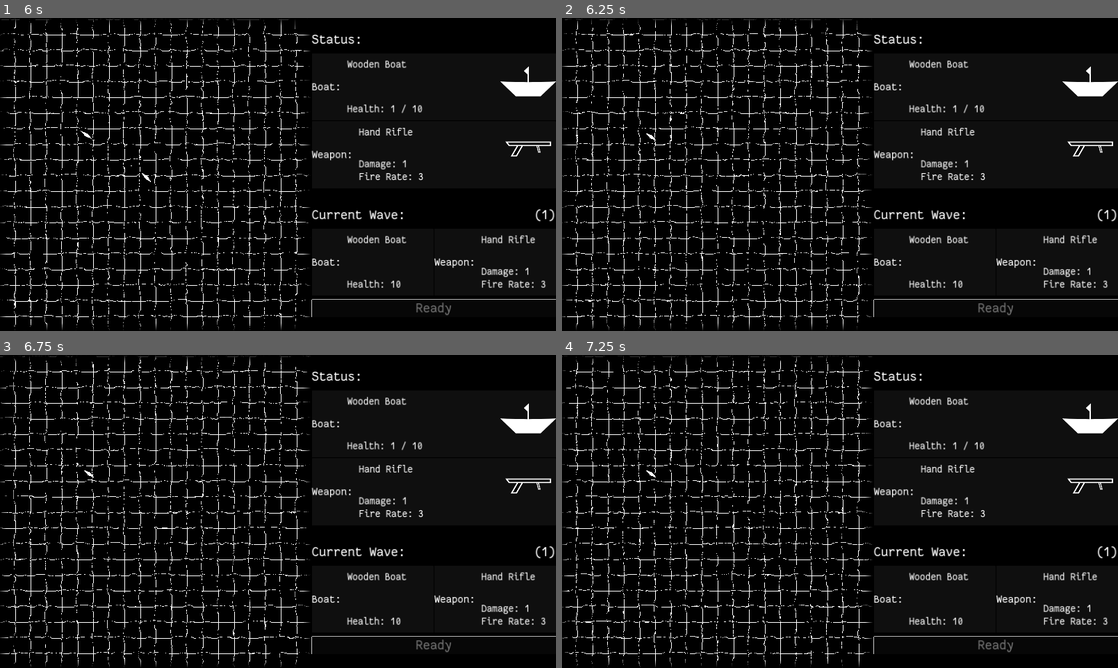
Above: before the commit, frames 1-4 (two rows, left to right).
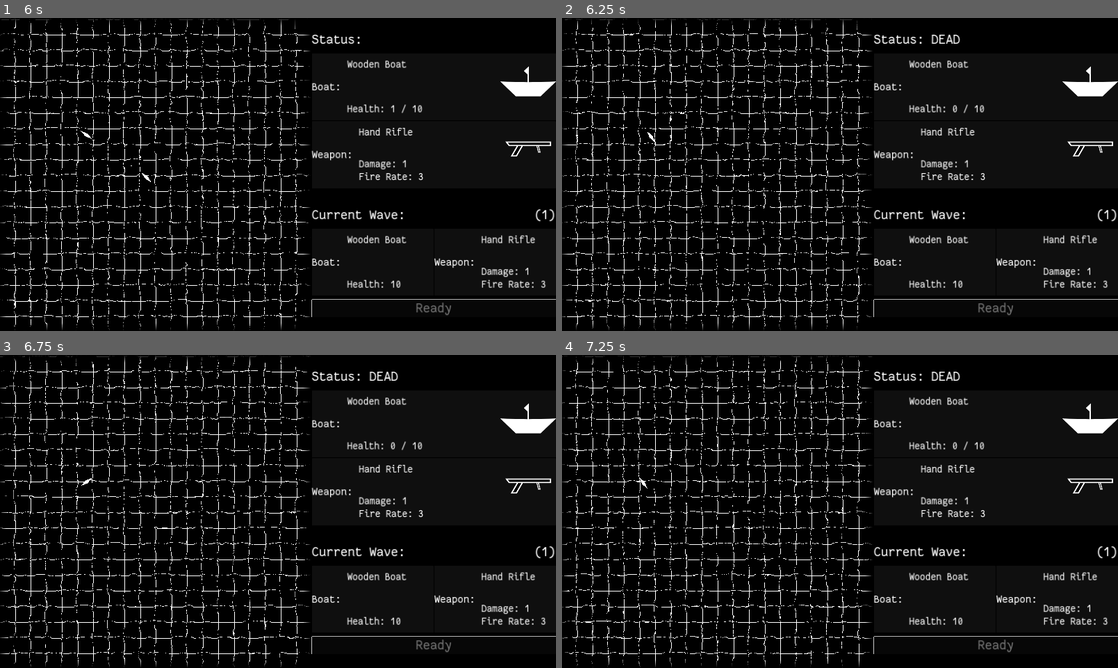
Above: after the commit, the same moments.

Repository: wdfeer/seabattle
Game: Godot game, scene res://src/splash.tscn
The game is run twice, just before and just after one commit, with the same random seed, the same clock (stepped at 60 frames per second) and the same inputs.
Inputs (mouse positions are in pixels of both pictures, inside the frame that each line leads up to):
- Up to frame 1 (6 s): move the mouse to (400, 158) at 0.52 s; press the mouse at (400, 158) at 0.53 s; hold D (right) 0.53-1.28 s; move the mouse to (166, 190) at 1.27 s; release the mouse at (166, 190) at 1.28 s; hold S (down) 1.28-2 s; click (166, 190) at 1.35 s; click "Ready" at 2 s; move the mouse to (333, 105) at 2.77 s; press the mouse at (333, 105) at 2.78 s; hold D (right) 2.78-3.53 s; move the mouse to (250, 237) at 3.52 s; release the mouse at (250, 237) at 3.53 s; hold Space (forward) 3.53-4.28 s; click (250, 237) at 3.6 s; move the mouse to (444, 221) at 4.27 s; press the mouse at (444, 221) at 4.28 s; hold A (left) 4.28-5.78 s; move the mouse to (111, 127) at 5.02 s; release the mouse at (111, 127) at 5.03 s; click (111, 127) at 5.1 s; move the mouse to (305, 174) at 5.77 s; press the mouse at (305, 174) at 5.78 s; hold S (down) from 5.78 s (still down)
- Up to frame 2 (6.25 s): keep holding S (down)
- Up to frame 3 (6.75 s): move the mouse to (194, 433) at 6.52 s; release S (down) at 6.53 s; release the mouse at (194, 433) at 6.53 s; hold D (right) from 6.53 s (still down); click (194, 433) at 6.6 s
- Up to frame 4 (7.25 s): keep holding D (right)

Frame 1 is identical in both runs. In frame 2, 0.1% of the frame differs, in the area x 15-72%, y 5-40%; in frame 3, 0.1%, in the area x 14-72%, y 5-42%; in frame 4, 0.1%.
Error before the commit: Out of bounds get index '0' (on base: 'Array[Node]') (res://src/boats/player_controller.gd:34)

Commit message:
Handle player death

Diff:
--- a/src/boats/enemy_controller.gd
+++ b/src/boats/enemy_controller.gd
@@ -14,10 +14,15 @@
 
 func _physics_process(delta: float) -> void:
 	if preview: return
-	if target == null: return
+	if target == null: return victory_dance(delta)
 
 	process_movement(delta)
 	process_shooting(delta)
+
+func victory_dance(delta: float):
+	boat.steer(1, delta)
+	if (int(Time.get_unix_time_from_system() * 1.5)) % 2 == 0:
+		boat.sail_forward(delta)
 
 func process_movement(delta: float):
 	var direction = boat.global_position.direction_to(target.global_position)
--- a/src/boats/player_controller.gd
+++ b/src/boats/player_controller.gd
@@ -31,4 +31,7 @@
 		boat.shooter.shoot(dir)
 
 static func get_player(tree: SceneTree) -> Boat:
-	return tree.get_nodes_in_group("boats").filter(func(b): return b.team == Boat.Team.Player)[0]
+	var player_boats = tree.get_nodes_in_group("boats").filter(func(b): return b.team == Boat.Team.Player)
+	if player_boats.is_empty():
+		return null
+	return player_boats[0]
--- a/src/game.tscn
+++ b/src/game.tscn
@@ -89,9 +89,10 @@
 custom_minimum_size = Vector2(0, 20)
 layout_mode = 2
 
-[node name="PlayerInfo" type="VBoxContainer" parent="UI" node_paths=PackedStringArray("hp_label", "dmg_label", "fire_rate_label")]
+[node name="PlayerInfo" type="VBoxContainer" parent="UI" node_paths=PackedStringArray("title", "hp_label", "dmg_label", "fire_rate_label")]
 layout_mode = 2
 script = ExtResource("5_d67vo")
+title = NodePath("../PlayerLabel")
 hp_label = NodePath("BoatInfo/HBoxContainer/HBoxContainer1/HBoxContainer/VBoxContainer/VBoxContainer2/HpLabel")
 dmg_label = NodePath("WeaponInfo/HBoxContainer2/HBoxContainer1/HBoxContainer/VBoxContainer/VBoxContainer2/DmgLabel")
 fire_rate_label = NodePath("WeaponInfo/HBoxContainer2/HBoxContainer1/HBoxContainer/VBoxContainer/VBoxContainer2/FireRateLabel")
--- a/src/ui/player_info.gd
+++ b/src/ui/player_info.gd
@@ -1,5 +1,7 @@
 extends VBoxContainer
 
+@export var title: Label
+@onready var title_text = title.text
 @export var hp_label: Label
 @onready var hp_text = hp_label.text
 @export var dmg_label: Label
@@ -7,8 +9,15 @@
 @export var fire_rate_label: Label
 @onready var fire_rate_text = fire_rate_label.text
 
+var last_player_max_hp: float
+
 func _process(delta: float) -> void:
-	var player = PlayerController.get_player(get_tree())
-	hp_label.text = hp_text % [player.hp, player.max_hp]
-	dmg_label.text = dmg_text % player.proj_damage
-	fire_rate_label.text = fire_rate_text % player.fire_rate
+	var player: Boat = PlayerController.get_player(get_tree())
+	if player == null:
+		hp_label.text = hp_text % [0, last_player_max_hp]
+		title.text = title_text + " DEAD"
+	else:
+		last_player_max_hp = player.max_hp
+		hp_label.text = hp_text % [player.hp, player.max_hp]
+		dmg_label.text = dmg_text % player.proj_damage
+		fire_rate_label.text = fire_rate_text % player.fire_rate
